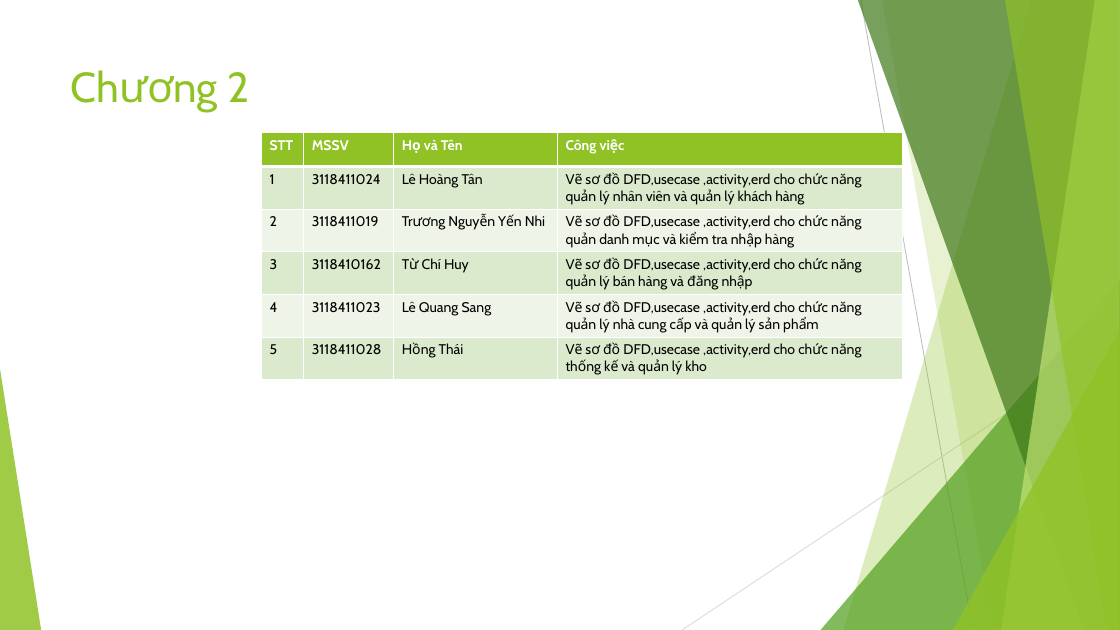
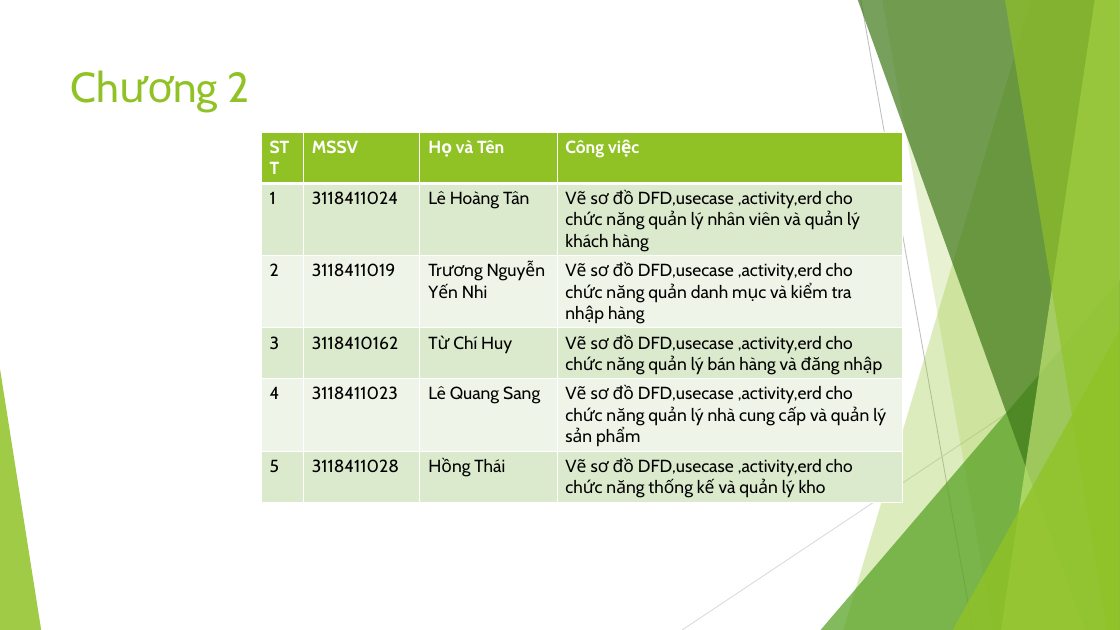
Before and after one commit to AlexTien202/congnghephanmem, a slide deck: slide 7 of PP Công nghệ phần mềm.pptx. Drawn at 1120x630 pixels with LibreOffice and Linux fonts; fonts in the diff are those of the drawing. Boxes give left, top, right and bottom in pixels: in the first picture for what was removed or moved away, otherwise in the second. Text is boxed around its words. In the diff, an @@ line names an element or a change of style, - is before the commit and + after.

```diff
--- a/PP Công nghệ phần mềm.pptx
+++ b/PP Công nghệ phần mềm.pptx
@@ table at (x1=261, y1=133, x2=902, y2=502) @@
@@ size 12 to 15 pt @@
```
Also in this commit, not shown: 14 other slides changed.
